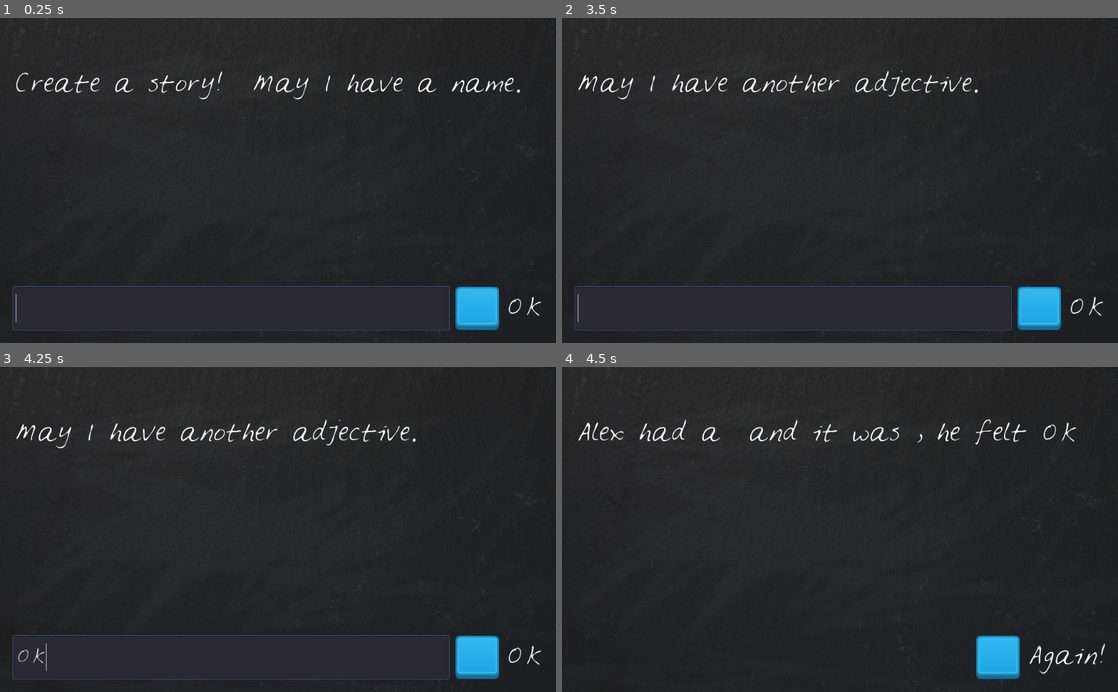
Above: before the commit, frames 1-4 (two rows, left to right).
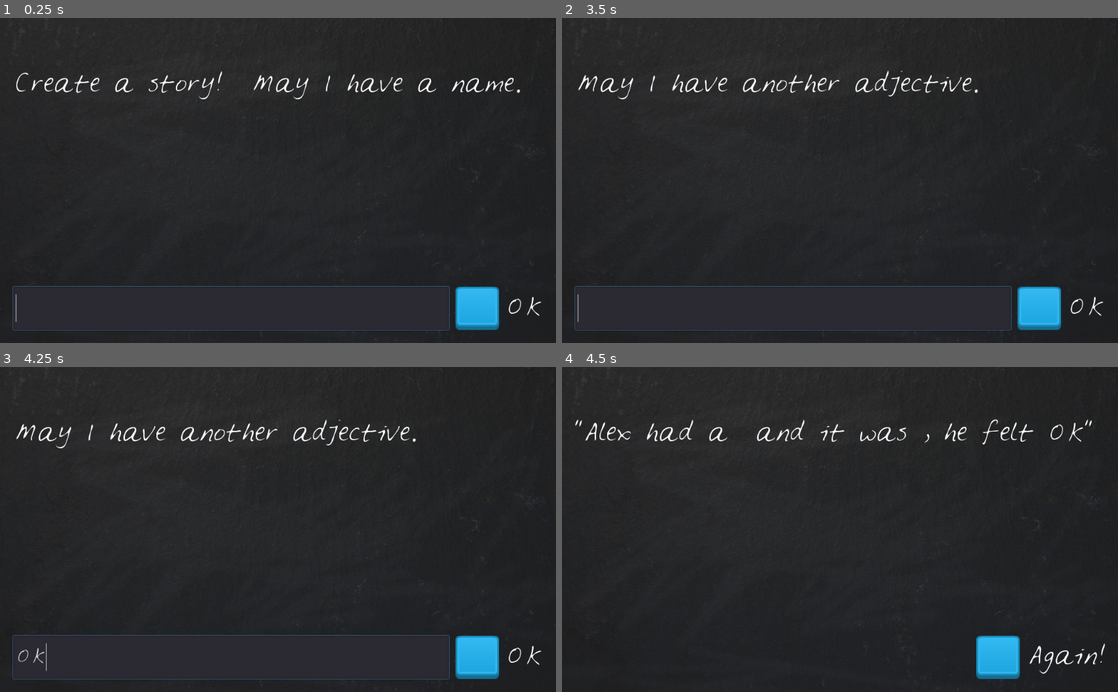
Above: after the commit, the same moments.

Repository: StudlySpud/Godot-Course
Game: Godot game, scene res://LoonyLips.tscn
The game is run twice, just before and just after one commit, with the same random seed, the same clock (stepped at 60 frames per second) and the same inputs.
Inputs (mouse positions are in pixels of both pictures, inside the frame that each line leads up to):
- Up to frame 1 (0.25 s): no input
- Up to frame 2 (3.5 s): click (795, 307) at 0.52 s; type "Alex" at 0.6 s; click (1040, 307) at 1.25 s; click (1040, 307) at 2 s; click (1040, 307) at 2.75 s
- Up to frame 3 (4.25 s): type "OK" at 3.5 s
- Up to frame 4 (4.5 s): tap Enter at 4.25 s

Frames 1-3 are identical in both runs. In frame 4, 1.6% of the frame differs, in the area x 2-96%, y 16-24%.

Commit message:
story data moved to objects

Diff:
--- a/Loony Lips/LoonyLips.gd
+++ b/Loony Lips/LoonyLips.gd
@@ -1,22 +1,7 @@
 extends Control
 
 var player_words = []
-var template = [
-		{
-		"prompts" : ["a name", "a noun", "an adjective", "another adjective"],
-		"story" : "%s had a %s and it was %s, he felt %s"
-		},
-		{
-		"prompts" : ["an adjective", "a noun", "a verb", "an adjective", "a noun", "a name"],
-		"story" : "A %s %s went and %s a %s %s named %s"
-		},
-		{
-		"prompts" : ["an adjective", "a name", "a noun", "another noun"],
-		"story" : "Once a %s wizard named %s needed to find a mystical %s to fix his %s"
-		}
-		]
-
-var current_story
+var current_story = {}
 
 onready var PlayerText = $VBoxContainer/HBoxContainer/InputText
 onready var DisplayText = $VBoxContainer/DisplayText
@@ -28,7 +13,10 @@
 
 func pick_current_story():
 	randomize()
-	current_story = template[randi() % template.size()]
+	var stories = $StoryBook.get_child_count()
+	var selected_story = randi() % stories
+	current_story.prompts = $StoryBook.get_child(selected_story).prompts
+	current_story.story = $StoryBook.get_child(selected_story).story
 
 func _on_Button_pressed():
 	if is_story_done():
--- a/Loony Lips/LoonyLips.tscn
+++ b/Loony Lips/LoonyLips.tscn
@@ -1,10 +1,11 @@
-[gd_scene load_steps=9 format=2]
+[gd_scene load_steps=10 format=2]
 
 [ext_resource path="res://LoonyLips.gd" type="Script" id=1]
 [ext_resource path="res://gfx/blackboard.jpg" type="Texture" id=2]
 [ext_resource path="res://gfx/Feltpen.ttf" type="DynamicFontData" id=3]
 [ext_resource path="res://gfx/blue_button11.png" type="Texture" id=4]
 [ext_resource path="res://gfx/blue_button12.png" type="Texture" id=5]
+[ext_resource path="res://Story.gd" type="Script" id=6]
 
 [sub_resource type="DynamicFont" id=1]
 size = 40
@@ -31,6 +32,7 @@
 expand = true
 
 [node name="VBoxContainer" type="VBoxContainer" parent="."]
+editor/display_folded = true
 anchor_right = 1.0
 anchor_bottom = 1.0
 margin_left = 24.0
@@ -77,5 +79,22 @@
 margin_bottom = 71.0
 custom_fonts/font = SubResource( 3 )
 text = "OK"
+
+[node name="StoryBook" type="Node" parent="."]
+
+[node name="Story0" type="Node" parent="StoryBook"]
+script = ExtResource( 6 )
+prompts = PoolStringArray( "a name", "a noun", "an adjective", "another adjective" )
+story = "\"%s had a %s and it was %s, he felt %s\""
+
+[node name="Story1" type="Node" parent="StoryBook"]
+script = ExtResource( 6 )
+prompts = PoolStringArray( "an adjective", "a noun", "a verb", "an adjective", "a noun", "a name" )
+story = "A %s %s went and %s a %s %s named %s"
+
+[node name="Story2" type="Node" parent="StoryBook"]
+script = ExtResource( 6 )
+prompts = PoolStringArray( "an adjective", "a name", "a noun", "another noun" )
+story = "Once a %s wizard named %s needed to find a mystical %s to fix his %s"
 [connection signal="text_entered" from="VBoxContainer/HBoxContainer/InputText" to="." method="_on_InputText_text_entered"]
 [connection signal="pressed" from="VBoxContainer/HBoxContainer/Button" to="." method="_on_Button_pressed"]
--- /dev/null
+++ b/Loony Lips/Story.gd
@@ -0,0 +1,4 @@
+extends Node
+
+export var prompts : PoolStringArray
+export var story : String
